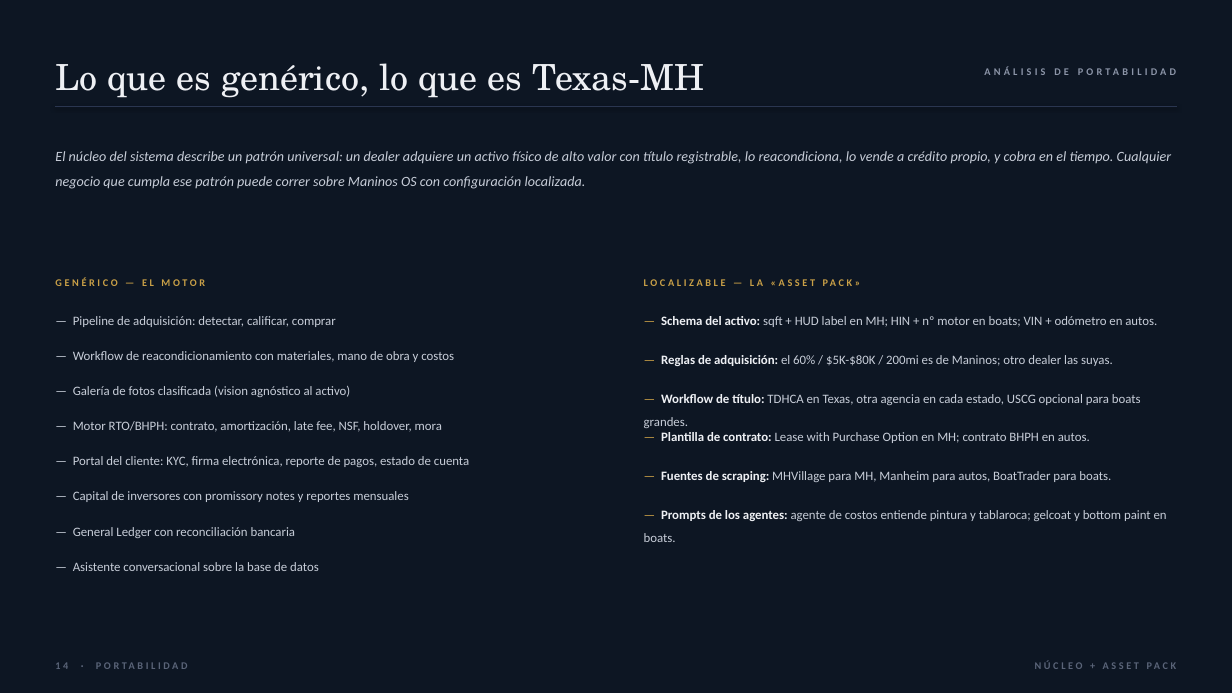
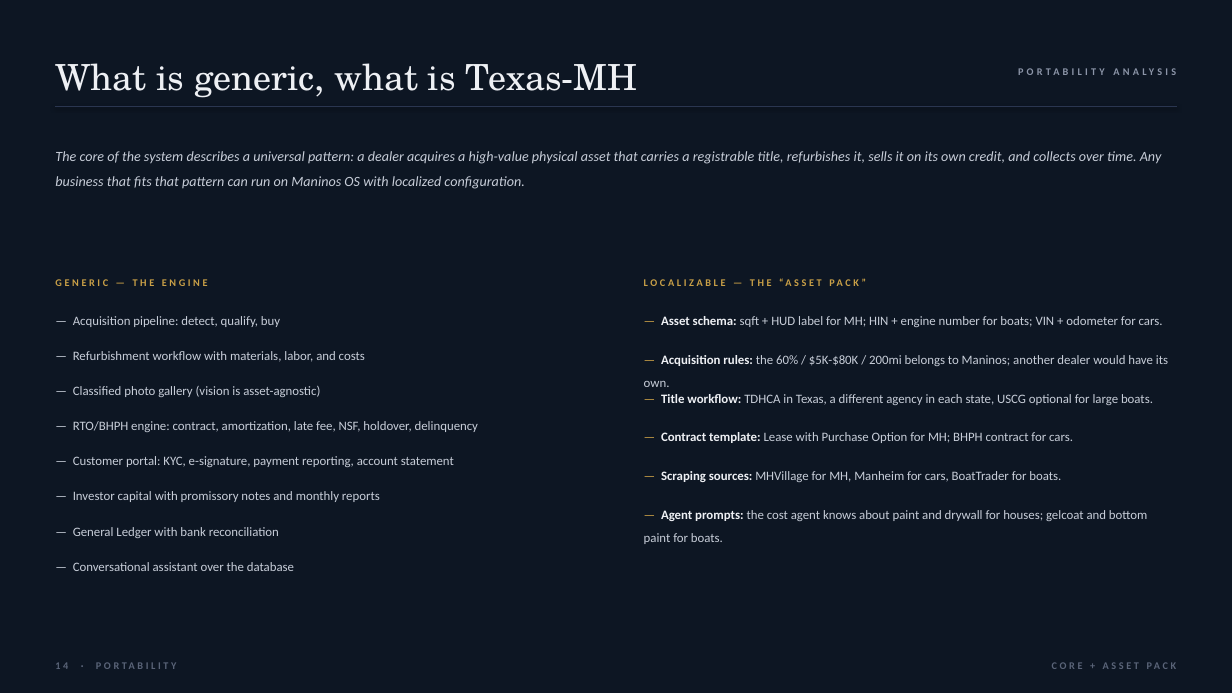
Before and after one commit to mariasebarespersona/maninos-ai, a slide deck: slide 18 of presentation/Maninos_OS_Pitch.pptx. Drawn at 1232x693 pixels with LibreOffice and Linux fonts; fonts in the diff are those of the drawing. Boxes give left, top, right and bottom in pixels: in the first picture for what was removed or moved away, otherwise in the second. Text is boxed around its words. In the diff, an @@ line names an element or a change of style, - is before the commit and + after.

```diff
--- a/presentation/Maninos_OS_Pitch.pptx
+++ b/presentation/Maninos_OS_Pitch.pptx
@@ text at (55, 63, 638, 98): text changed @@
-Lo que es genérico, lo que es Texas-MH
+What is generic, what is Texas-MH
@@ text at (55, 151, 1162, 189): text changed @@
-El núcleo del sistema describe un patrón universal: un dealer adquiere un activo físico de alto valor con título registrable, lo reacondiciona, lo vende a crédito propio, y cobra en el tiempo. Cualquier negocio que cumpla ese patrón puede correr sobre Maninos OS con configuración localizada.
+The core of the system describes a universal pattern: a dealer acquires a high-value physical asset that carries a registrable title, refurbishes it, sells it on its own credit, and collects over time. Any business that fits that pattern can run on Maninos OS with localized configuration.
@@ text at (545, 151, 559, 161): text changed @@
-ANÁLISIS DE PORTABILIDAD
+PORTABILITY ANALYSIS
@@ text at (55, 279, 208, 286): text changed @@
-GENÉRICO — EL MOTOR
+GENERIC — THE ENGINE
@@ text at (73, 316, 280, 327): text changed @@
-— Pipeline de adquisición: detectar, calificar, comprar
+— Acquisition pipeline: detect, qualify, buy
@@ text at (661, 316, 1163, 327): text changed @@
-— Schema del activo: sqft + HUD label en MH; HIN + nº motor en boats; VIN + odómetro en autos.
+— Asset schema: sqft + HUD label for MH; HIN + engine number for boats; VIN + odometer for cars.
@@ text at (73, 351, 365, 362): text changed @@
-— Workflow de reacondicionamiento con materiales, mano de obra y costos
+— Refurbishment workflow with materials, labor, and costs
@@ text at (243, 355, 773, 397): text changed @@
-LOCALIZABLE — LA «ASSET PACK»
+LOCALIZABLE — THE “ASSET PACK”
@@ text at (644, 355, 1168, 387): text changed @@
-— Reglas de adquisición: el 60% / $5K-$80K / 200mi es de Maninos; otro dealer las suyas.
+— Acquisition rules: the 60% / $5K-$80K / 200mi belongs to Maninos; another dealer would have its own.
@@ text at (73, 386, 320, 397): text changed @@
-— Galería de fotos clasificada (vision agnóstico al activo)
+— Classified photo gallery (vision is asset-agnostic)
@@ text at (661, 394, 1153, 405): text changed @@
-— Workflow de título: TDHCA en Texas, otra agencia en cada estado, USCG opcional para boats grandes.
+— Title workflow: TDHCA in Texas, a different agency in each state, USCG optional for large boats.
@@ text at (73, 421, 478, 432): text changed @@
-— Motor RTO/BHPH: contrato, amortización, late fee, NSF, holdover, mora
+— RTO/BHPH engine: contract, amortization, late fee, NSF, holdover, delinquency
@@ text at (661, 432, 1073, 443): text changed @@
-— Plantilla de contrato: Lease with Purchase Option en MH; contrato BHPH en autos.
+— Contract template: Lease with Purchase Option for MH; BHPH contract for cars.
@@ text at (73, 456, 454, 467): text changed @@
-— Portal del cliente: KYC, firma electrónica, reporte de pagos, estado de cuenta
+— Customer portal: KYC, e-signature, payment reporting, account statement
@@ text at (661, 471, 1061, 482): text changed @@
-— Fuentes de scraping: MHVillage para MH, Manheim para autos, BoatTrader para boats.
+— Scraping sources: MHVillage for MH, Manheim for cars, BoatTrader for boats.
@@ text at (73, 491, 380, 502): text changed @@
-— Capital de inversores con promissory notes y reportes mensuales
+— Investor capital with promissory notes and monthly reports
@@ text at (73, 527, 279, 538): text changed @@
-— General Ledger con reconciliación bancaria
+— General Ledger with bank reconciliation
@@ text at (644, 510, 1147, 544): text changed @@
-— Prompts de los agentes: agente de costos entiende pintura y tablaroca; gelcoat y bottom paint en boats.
+— Agent prompts: the cost agent knows about paint and drywall for houses; gelcoat and bottom paint for boats.
@@ text at (73, 562, 294, 571): text changed @@
-— Asistente conversacional sobre la base de datos
+— Conversational assistant over the database
@@ text at (55, 656, 1177, 679): text changed @@
-NÚCLEO + ASSET PACK
+CORE + ASSET PACK
```
Also in this commit, not shown: 15 other slides changed, 5 slides added, 5 slides removed, 3 other files.
